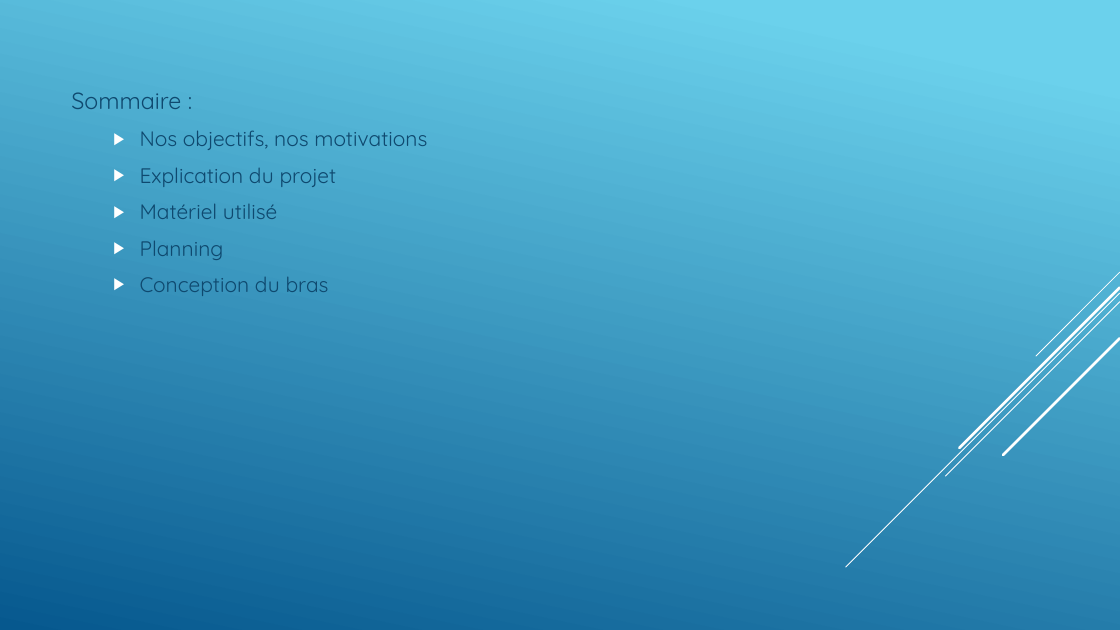
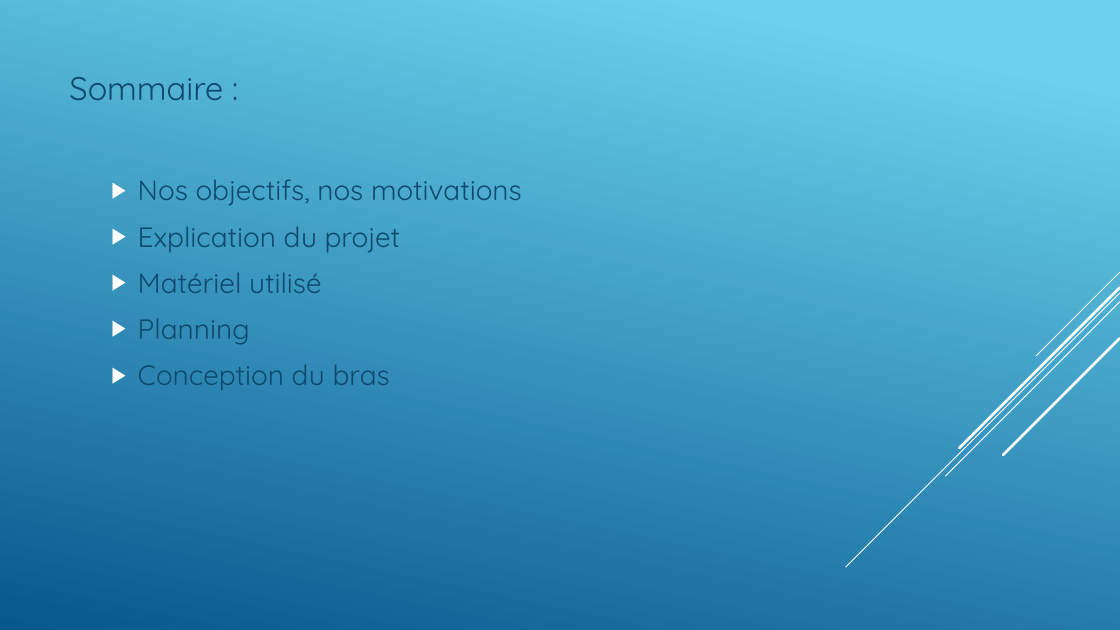
Before and after one commit to alexKrsn1234/Cimino-Krausener-PEIP2-ARDUINO-PROJECT-, a slide deck: slide 2 of PROJET ARDUINO oral.pptx. Drawn at 1120x630 pixels with LibreOffice and Linux fonts; fonts in the diff are those of the drawing. Boxes give left, top, right and bottom in pixels: in the first picture for what was removed or moved away, otherwise in the second. Text is boxed around its words. In the diff, an @@ line names an element or a change of style, - is before the commit and + after.

```diff
--- a/PROJET ARDUINO oral.pptx
+++ b/PROJET ARDUINO oral.pptx
@@ text "Sommaire :": place and size @@
-text "Sommaire :" at (71,92,427,296)
+text "Sommaire :" at (138,179,522,390)
@@ text "Sommaire :" at (138,179,522,390): size 20 to 28 pt in "Sommaire :"; size 18 to 24 pt; more space between paragraphs @@
```
Also in this commit, not shown: 3 other slides changed.
